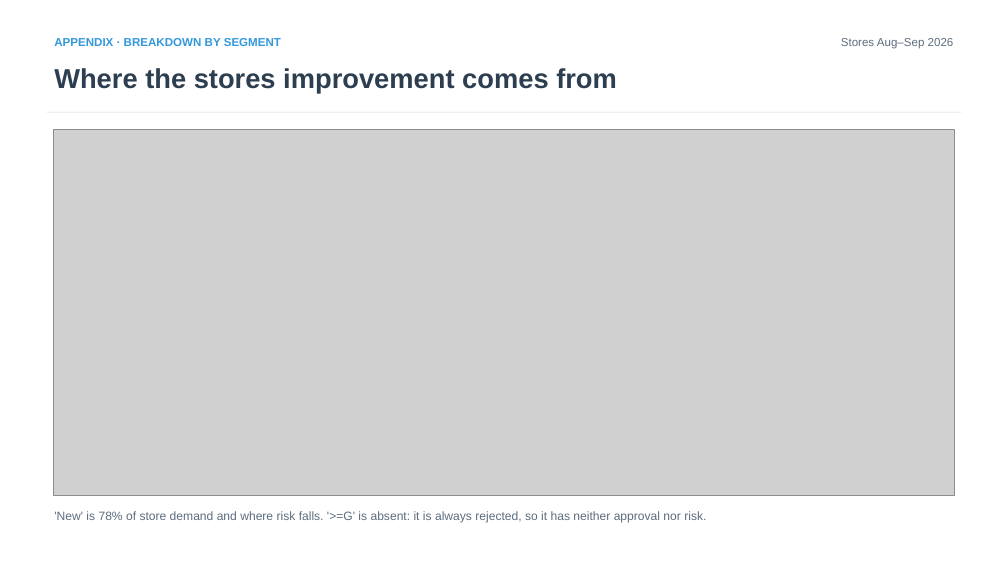
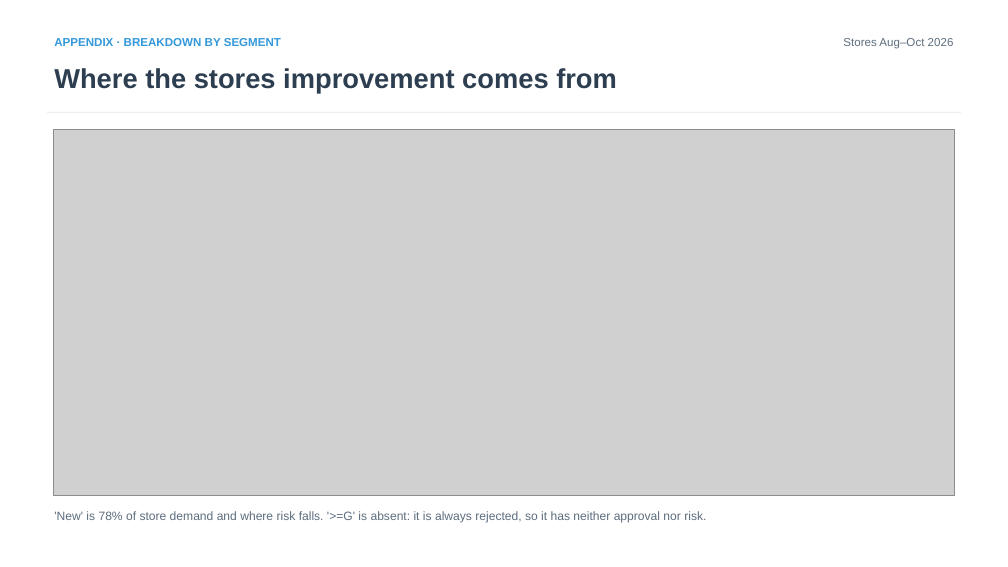
Before and after one commit to iocariz/scoring_tools, a slide deck: slide 14 of output/apple_deck/Apple_EFX_Study.pptx. Drawn at 1008x567 pixels with LibreOffice and Linux fonts; fonts in the diff are those of the drawing; grey boxes stand for pictures. Boxes give left, top, right and bottom in pixels: in the first picture for what was removed or moved away, otherwise in the second. Text is boxed around its words. In the diff, an @@ line names an element or a change of style, - is before the commit and + after.

```diff
--- a/output/apple_deck/Apple_EFX_Study.pptx
+++ b/output/apple_deck/Apple_EFX_Study.pptx
@@ text at box(843, 38, 954, 49): text changed @@
-Stores Aug–Sep 2026
+Stores Aug–Oct 2026
```
Also in this commit, not shown: 13 other slides changed, 14 other files.
